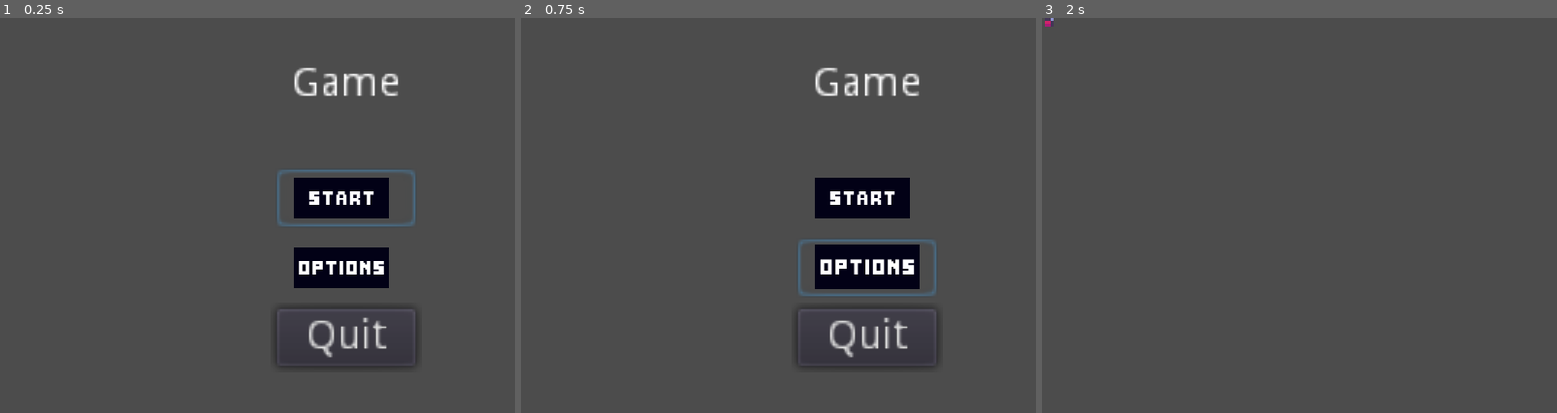
Above: before the commit, frames 1-3 (left to right).
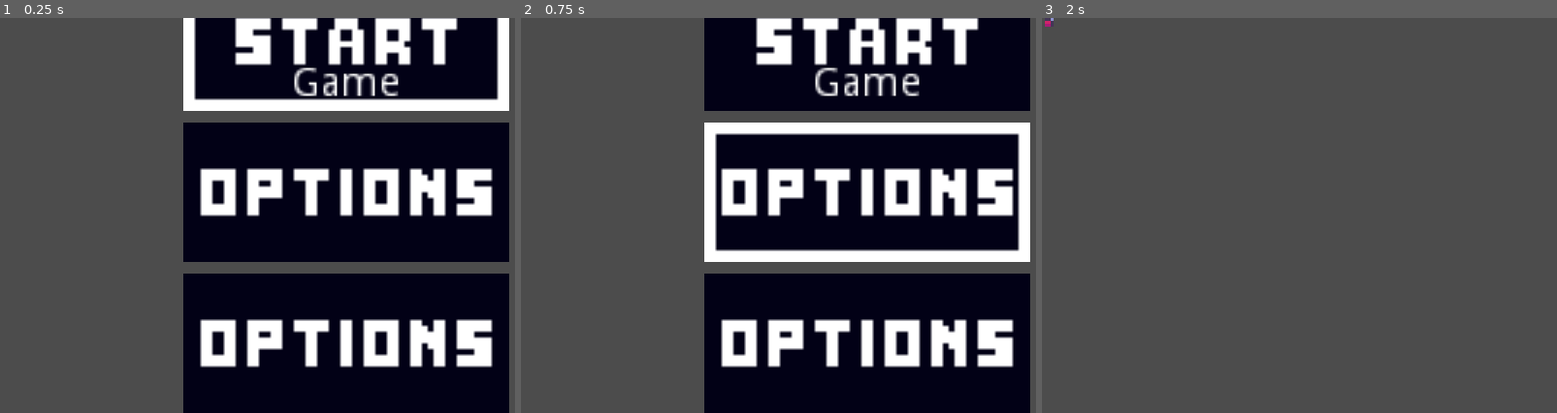
Above: after the commit, the same moments.

Repository: taraaliz/Sunset_Game
Game: Godot game, scene res://Menu.tscn
Two runs of this game, one before a commit and one after it. Both use one fixed random seed, a clock stepped at 60 frames per second and the inputs below. This scene is started directly instead of the project's main scene.
Inputs (mouse positions are in pixels of both pictures, inside the frame that each line leads up to; where the layout moved, square brackets give the same spot in the first picture):
- Up to frame 1 (0.25 s): no input
- Up to frame 2 (0.75 s): click (866, 191) [866, 266] at 0.5 s
- Up to frame 3 (2 s): click (1387, 41) [1387, 199] at 1.25 s

The runs differ from the first frame. In frame 1, 56% of the frame differs, in the area x 35-99%, y 0-100%; in frame 2, 56%; in frame 3, nothing differs.
Error in both runs: Attempt to call function 'instance' in base 'null instance' on a null instance. (res://Menu.gd:24)

Commit message:
adds custom button textures, not the right scale
need to scale them and replace placeholder options with quit

Diff:
--- a/Menu.tscn
+++ b/Menu.tscn
@@ -1,9 +1,12 @@
-[gd_scene load_steps=6 format=2]
+[gd_scene load_steps=9 format=2]
 
 [ext_resource path="res://Menu.gd" type="Script" id=1]
 [ext_resource path="res://resources/sprites/placeholder.png" type="Texture" id=2]
 [ext_resource path="res://resources/sprites/buttons/buttonsstart.png" type="Texture" id=3]
 [ext_resource path="res://resources/sprites/buttons/buttonsoptions.png" type="Texture" id=4]
+[ext_resource path="res://resources/sprites/buttons/buttonspressed.png" type="Texture" id=5]
+[ext_resource path="res://resources/sprites/buttons/buttonsstartselected.png" type="Texture" id=6]
+[ext_resource path="res://resources/sprites/buttons/buttonsoptionsselect.png" type="Texture" id=7]
 
 [sub_resource type="Theme" id=1]
 
@@ -30,38 +33,42 @@
 anchor_top = 1.0
 anchor_right = 0.5
 anchor_bottom = 1.0
-margin_left = -25.0
-margin_top = -84.0
-margin_right = 23.0
-margin_bottom = -16.0
+margin_left = -57.0
+margin_top = -152.0
+margin_right = 55.0
 alignment = 1
 __meta__ = {
 "_edit_group_": true
 }
 
-[node name="StartButton" type="Button" parent="Menu"]
-margin_right = 48.0
-margin_bottom = 20.0
+[node name="StartButton" type="TextureButton" parent="Menu"]
+margin_right = 112.0
+margin_bottom = 48.0
 focus_neighbour_top = NodePath("../QuitButton")
-icon = ExtResource( 3 )
-flat = true
-expand_icon = true
+texture_normal = ExtResource( 3 )
+texture_pressed = ExtResource( 5 )
+texture_hover = ExtResource( 6 )
+texture_focused = ExtResource( 6 )
 
-[node name="OptionsButton" type="Button" parent="Menu"]
-margin_top = 24.0
-margin_right = 48.0
-margin_bottom = 44.0
-icon = ExtResource( 4 )
-flat = true
-expand_icon = true
+[node name="OptionsButton" type="TextureButton" parent="Menu"]
+margin_top = 52.0
+margin_right = 112.0
+margin_bottom = 100.0
+texture_normal = ExtResource( 4 )
+texture_pressed = ExtResource( 5 )
+texture_hover = ExtResource( 7 )
+texture_focused = ExtResource( 7 )
 
-[node name="QuitButton" type="Button" parent="Menu"]
-margin_top = 48.0
-margin_right = 48.0
-margin_bottom = 68.0
+[node name="QuitButton" type="TextureButton" parent="Menu"]
+margin_top = 104.0
+margin_right = 112.0
+margin_bottom = 152.0
 focus_neighbour_bottom = NodePath("../StartButton")
 theme = SubResource( 1 )
-text = "Quit"
+texture_normal = ExtResource( 4 )
+texture_pressed = ExtResource( 5 )
+texture_hover = ExtResource( 7 )
+texture_focused = ExtResource( 7 )
 
 [node name="RichTextLabel" type="RichTextLabel" parent="."]
 anchor_left = 0.5
